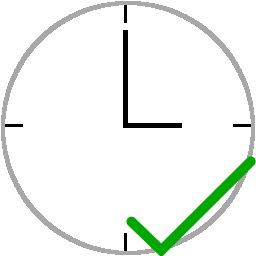
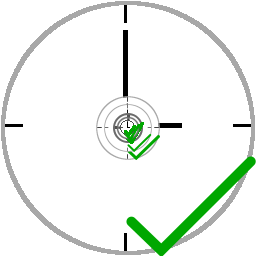
The second 256x256 image is a revision of the first. Changes to its layers:
showed group "16" (6 layers) over [120, 120, 136, 136]
added group "24" with 6 layers above "32" over [116, 116, 140, 140]
added layer "Hacken #2" in group "24" over [124, 124, 140, 140]
added layer "Minutenzeiger #2" in group "24" over [127, 119, 130, 127]
added layer "Rand #2" in group "24" over [116, 116, 140, 140]
added layer "Striche #2" in group "24" over [118, 118, 138, 138]
added layer "Blat #1" in group "24" over [117, 117, 139, 139]
showed group "32" (6 layers) over [113, 113, 144, 144]
showed group "48" (6 layers) over [104, 104, 152, 152]
showed group "64" (6 layers) over [96, 96, 160, 160]
